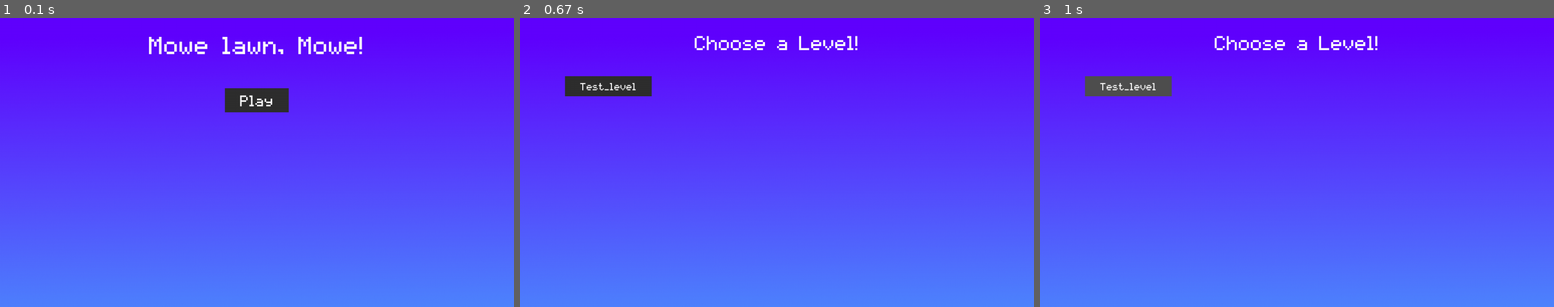
Above: before the commit, frames 1-3 (left to right).
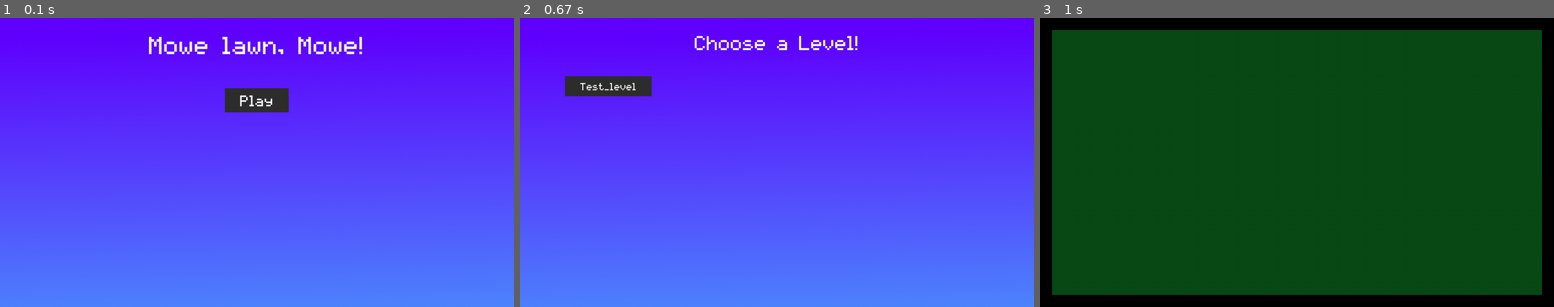
Above: after the commit, the same moments.

Repository: Acaippa/pygame-lawnmower
Game: pygame game, started from ver 0.3/main.py
Same seed, same stepped clock (60 frames per second), same inputs: the game is played once before the commit and once after it.
Inputs (mouse positions are in pixels of both pictures, inside the frame that each line leads up to):
- Up to frame 1 (0.1 s): no input
- Up to frame 2 (0.67 s): click (777, 98) at 0.38 s
- Up to frame 3 (1 s): click (1127, 87) at 0.72 s

Frames 1-2 are identical in both runs. In frame 3, 100% of the frame differs, in the area x 0-100%, y 0-100%.

Commit message:
Add grass to test_level

Diff:
--- a/ver 0.3/game.py
+++ b/ver 0.3/game.py
@@ -1,6 +1,7 @@
 import pygame
 from modules.states.main_menu import *
 from modules.states.game_mode_menu import *
+from modules.states.levels.test_level import*
 
 class Game:
 	def __init__(self, display):
@@ -14,7 +15,9 @@
 
 		self.states = {
 			"MainMenu" : MainMenu(self),
-			"GameModeMenu" : GameModeMenu(self)
+			"GameModeMenu" : GameModeMenu(self),
+
+			"TestLevel" : TestLevel(self)
 		}
 
 		self.state = "MainMenu"
--- /dev/null
+++ b/ver 0.3/modules/game/ground.py
@@ -0,0 +1,29 @@
+import pygame
+
+class Ground:
+	def __init__(self, level):
+		self.level = level
+
+		self.display_surface = self.level.surface
+
+		self.delta_time = 0
+
+		w, h = self.display_surface.get_size()
+
+		self.margin = 30
+
+		self.background_color = "#094a16"
+
+		self.surface = pygame.Surface((w-self.margin*2, h-self.margin*2))
+
+		self.surface.fill(self.background_color)
+
+		self.pos = (self.margin, self.margin)
+
+	def update(self, dt):
+		self.delta_time = dt
+
+		self.draw()
+
+	def draw(self):
+		self.display_surface.blit(self.surface, self.pos)
--- a/ver 0.3/modules/states/game_mode_menu.py
+++ b/ver 0.3/modules/states/game_mode_menu.py
@@ -23,7 +23,7 @@
 
 		self.main_container = Container(self, pos=(150, 160), size=(w-300, h-120))
 
-		Button(self, container=self.main_container, text="Test_level") # Test level button.
+		Button(self, container=self.main_container, text="Test_level", command=lambda: self.parent.change_state("TestLevel")) # Test level button.
 
 		self.title = Text(self, text="Choose a Level!", pos=("center", 40), size=40)
 
--- a/ver 0.3/modules/states/levels/test_level.py
+++ b/ver 0.3/modules/states/levels/test_level.py
@@ -1,17 +1,26 @@
 import pygame
+from modules.game.ground import*
 
 class TestLevel:
 	def __init__(self, parent):
+		self.display_surface = pygame.display.get_surface()
+
 		self.parent = parent
 
 		self.surface = pygame.Surface(self.parent.display_surface.get_size())
 
 		self.delta_time = 0
 
+		self.pos = (0, 0)
+
+		self.ground = Ground(self)
+
 	def update(self, dt):
 		self.delta_time = dt
+
+		self.ground.update(self.delta_time)
 
 		self.draw()
 
 	def draw(self):
-		pass
+		self.display_surface.blit(self.surface, self.pos)
